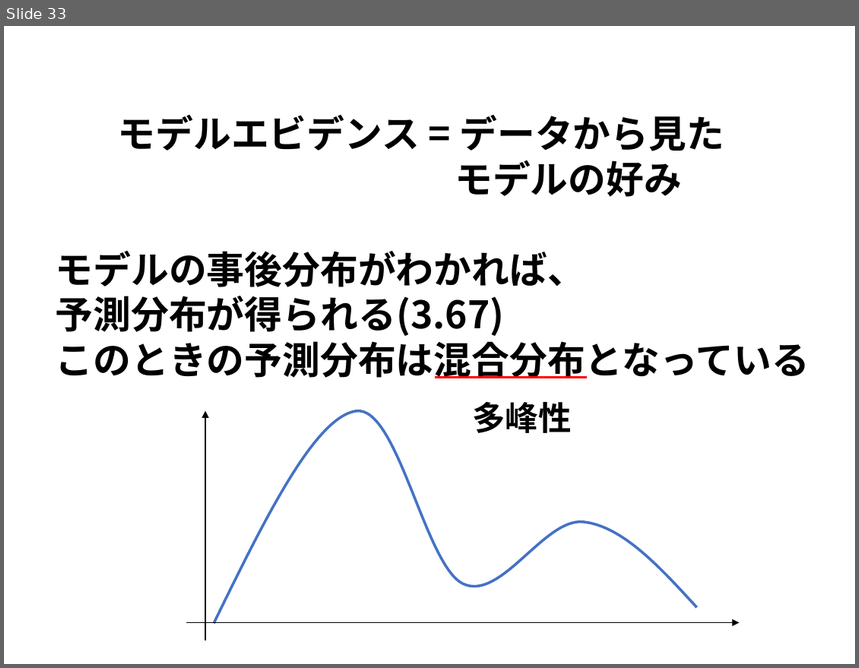
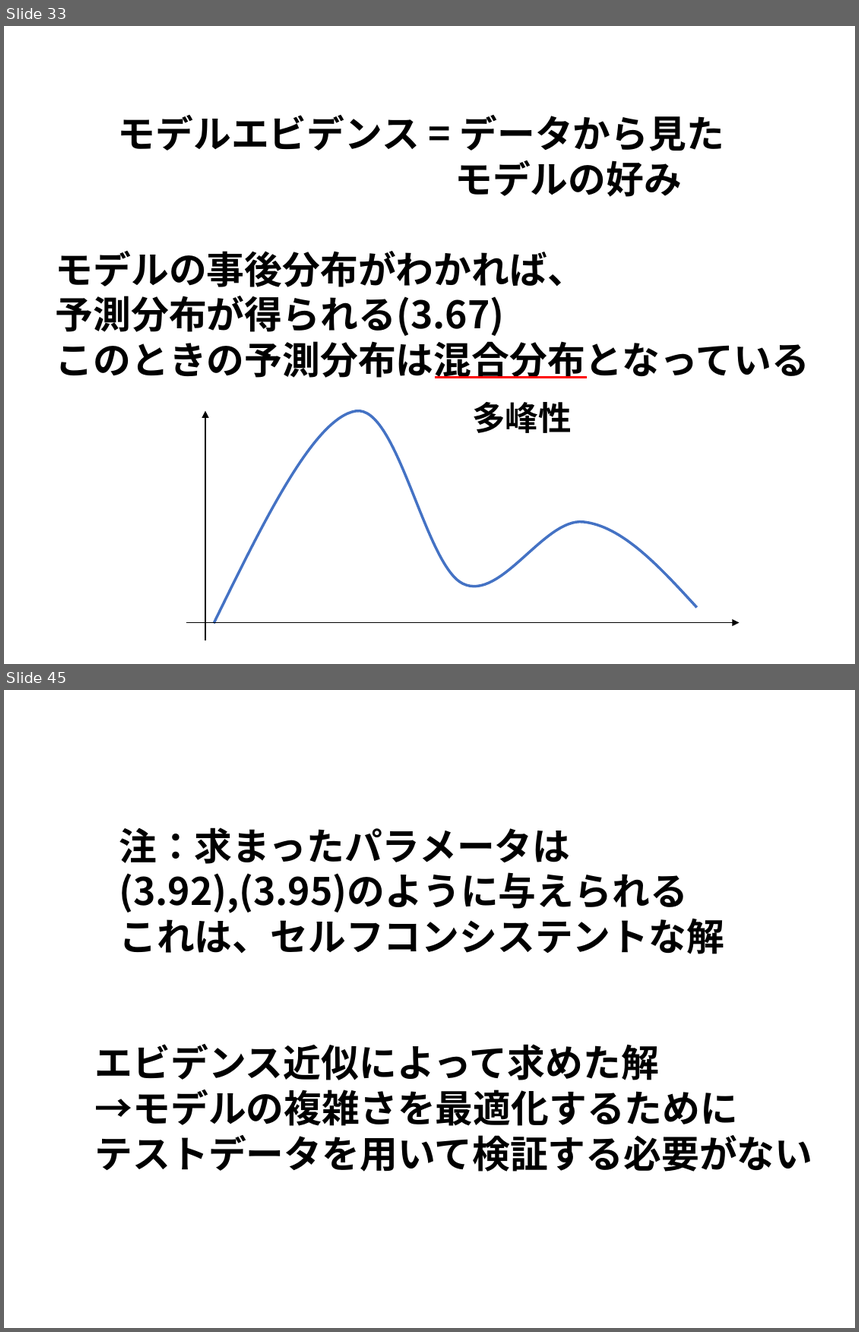
Before and after one commit to j-i-k-o/PRMLSeminar, a slide deck: 3章/PRML3章.pptx. Shown one above the other, each under a label of ours: slide 33 before the commit, slides 33 and 45 after it; the slides between them are not shown. The pictures are 859x668 and 859x1332 pixels, drawn with LibreOffice and Linux fonts; fonts in the diff are those of the drawing. Boxes give left, top, right and bottom in pixels: in the first picture for what was removed or moved away, otherwise in the second. Text is boxed around its words. In the diff, an @@ line names an element or a change of style, - is before the commit and + after.

```diff
--- a/3章/PRML3章.pptx
+++ b/3章/PRML3章.pptx
@@ slide 45 added at (4, 690, 855, 1328), background #FFFFFF @@
@@ text added at (119, 828, 724, 954), 32 pt, text #000000, bold @@
+注：求まったパラメータは
+(3.92),(3.95)のように与えられる
+これは、セルフコンシステントな解
@@ text added at (95, 1044, 813, 1172), 32 pt, text #000000, bold @@
+エビデンス近似によって求めた解
+→モデルの複雑さを最適化するために
+テストデータを用いて検証する必要がない
```
Also in this commit, not shown: 15 other slides added, 1 slide removed, 2 other files.
